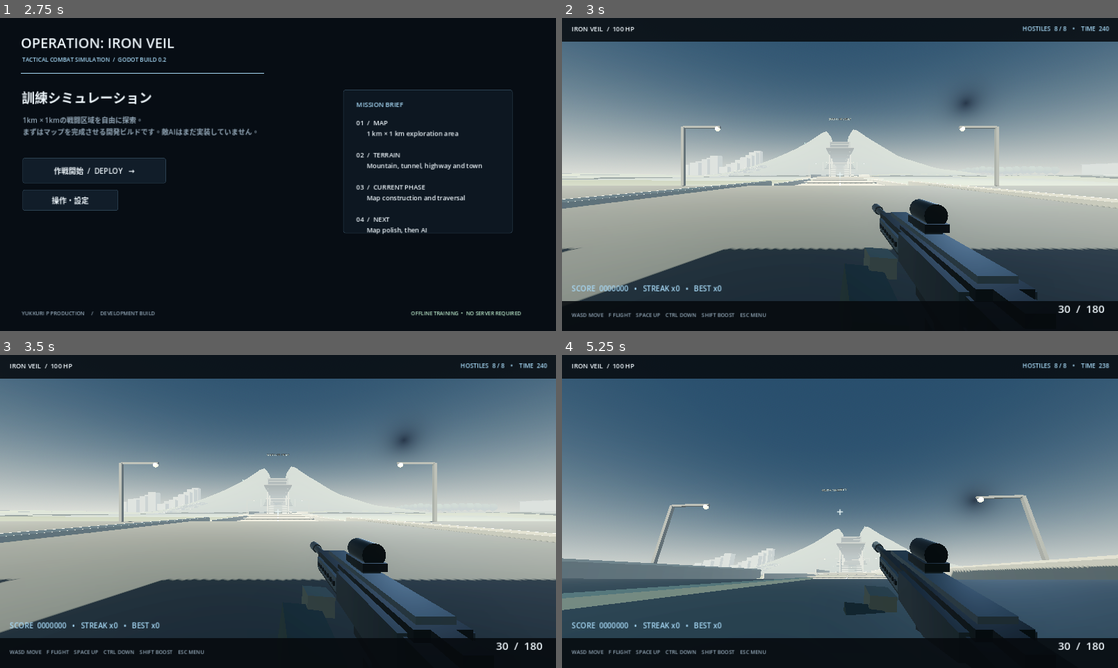
Above: before the commit, frames 1-4 (two rows, left to right).
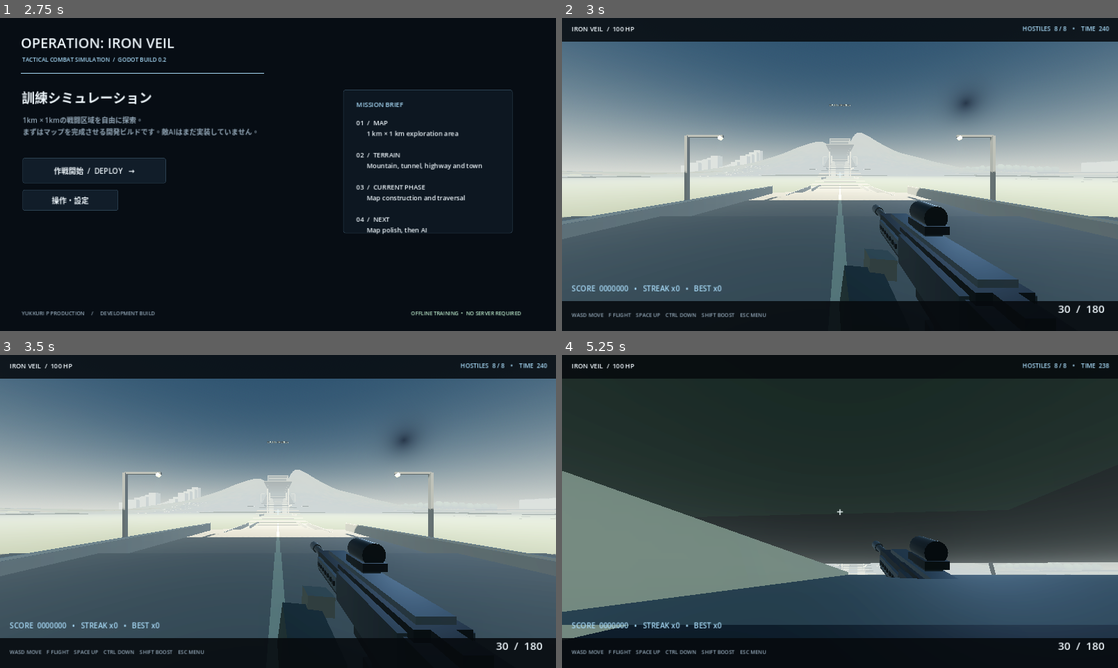
Above: after the commit, the same moments.

Repository: YukkuriP/Yukkuri-FPS2
Game: Godot game, scene res://scenes/main.tscn
Two runs of this game, one before a commit and one after it. Both use one fixed random seed, a clock stepped at 60 frames per second and the inputs below.
Inputs (mouse positions are in pixels of both pictures, inside the frame that each line leads up to):
- Up to frame 1 (2.75 s): tap Enter at 0.5, 2.1 s; move the mouse to (400, 158) at 0.52 s; hold D 0.53-1.28 s; tap F at 0.6 s; click (400, 158) at 0.67 s; tap Space at 0.77, 1.25, 1.52 s; move the mouse to (166, 190) at 1.27 s; hold S 1.28-2.03 s; tap R at 1.35 s; move the mouse to (333, 105) at 2.02 s; hold D from 2.03 s (still down)
- Up to frame 2 (3 s): release D at 2.75 s; click "作戦開始 / DEPLOY →" at 2.75 s
- Up to frame 3 (3.5 s): no input
- Up to frame 4 (5.25 s): tap Enter at 3.5 s; move the mouse to (812, 574) at 3.52 s; hold W from 3.53 s (still down); tap Shift at 3.6 s; click (812, 574) at 3.67 s; tap Space at 3.77, 4.52 s; move the mouse to (878, 514) at 4.27 s; hold Ctrl 4.28-5.03 s; move the mouse to (795, 508) at 5.02 s; tap F at 5.1 s

Frame 1 is identical in both runs. In frame 2, 33% of the frame differs, in the area x 0-100%, y 27-91%; in frame 3, 33%; in frame 4, 66%, in the area x 0-100%, y 7-91%.

Commit message:
Improve terrain realism with multi-scale elevation and procedural ground texture

Diff:
--- a/scripts/main.gd
+++ b/scripts/main.gd
@@ -349,28 +349,54 @@
 
 
 func _terrain_height(x: float, z: float) -> float:
-	# A broad central massif with a deliberately carved low corridor for the tunnel route.
+	# Multi-scale terrain: broad landforms, rolling hills, erosion-like cuts and rocky ridges.
 	var radial := sqrt(x * x + z * z)
-	var mountain := maxf(0.0, 1.0 - radial / 285.0)
-	var height := 5.0 + mountain * mountain * 138.0
-	height += sin(x * 0.027) * cos(z * 0.021) * 2.3
-	height += sin((x + z) * 0.061) * 0.8
-	# Cut a valley along the north-south tunnel approach; the tunnel portal and lining sit in it.
-	var corridor := exp(-pow(absf(x) / 19.0, 2.0))
-	height = lerpf(height, 27.0 + sin(z * 0.018) * 1.4, corridor * mountain)
+	var mountain := maxf(0.0, 1.0 - radial / 330.0)
+	var broad_noise := sin(x * 0.008 + sin(z * 0.006)) * cos(z * 0.009) * 5.0
+	var rolling := sin(x * 0.023 + z * 0.012) * cos(z * 0.019 - x * 0.007) * 2.4
+	var fine_noise := sin(x * 0.071 + z * 0.039) * cos(z * 0.063 - x * 0.045) * 0.7
+	var ridges := absf(sin(x * 0.014 + z * 0.011)) * 4.0
+	var height := 4.0 + broad_noise + rolling + fine_noise
+	height += mountain * mountain * (112.0 + ridges + sin(x * 0.031) * cos(z * 0.027) * 13.0)
+	# Low, gently undulating north-south corridor for the highway and tunnel approaches.
+	var corridor := exp(-pow(absf(x) / 25.0, 2.0))
+	height = lerpf(height, 25.0 + sin(z * 0.012) * 1.8 + broad_noise * 0.25, corridor * mountain)
 	return height
 
 func _build_large_map() -> void:
-	# 1 km x 1 km procedural terrain, with a height mesh and matching triangle collision.
+	# 1 km x 1 km terrain with multi-scale elevation, vertex-colour biomes and fine procedural surface texture.
 	var verts := PackedVector3Array()
 	var indices := PackedInt32Array()
-	var resolution := 101
-	var step := 10.0
+	var colors := PackedColorArray()
+	var uvs := PackedVector2Array()
+	var resolution := 201
+	var step := 5.0
+	var surface_noise := FastNoiseLite.new()
+	surface_noise.seed = 7419
+	surface_noise.noise_type = FastNoiseLite.TYPE_SIMPLEX
+	surface_noise.frequency = 0.035
+	surface_noise.fractal_octaves = 4
+	surface_noise.fractal_gain = 0.52
 	for z_index in range(resolution):
 		for x_index in range(resolution):
 			var x := -500.0 + float(x_index) * step
 			var z := -500.0 + float(z_index) * step
-			verts.append(Vector3(x, _terrain_height(x, z), z))
+			var h := _terrain_height(x, z)
+			verts.append(Vector3(x, h, z))
+			uvs.append(Vector2((x + 500.0) / 18.0, (z + 500.0) / 18.0))
+			var grain := surface_noise.get_noise_2d(x, z)
+			var moisture := surface_noise.get_noise_2d(x + 1700.0, z - 900.0)
+			var biome := Color("#526448")
+			if h > 92.0:
+				biome = Color("#686b64") if h < 124.0 else Color("#888980")
+			elif h > 58.0:
+				biome = Color("#686b55")
+			elif moisture < -0.32:
+				biome = Color("#756b50")
+			elif moisture > 0.32:
+				biome = Color("#405943")
+			biome = biome * (0.88 + (grain + 1.0) * 0.10)
+			colors.append(biome)
 	for z_index in range(resolution - 1):
 		for x_index in range(resolution - 1):
 			var a := z_index * resolution + x_index
@@ -382,13 +408,29 @@
 	arrays.resize(Mesh.ARRAY_MAX)
 	arrays[Mesh.ARRAY_VERTEX] = verts
 	arrays[Mesh.ARRAY_INDEX] = indices
+	arrays[Mesh.ARRAY_COLOR] = colors
+	arrays[Mesh.ARRAY_TEX_UV] = uvs
 	var terrain_mesh := ArrayMesh.new()
 	terrain_mesh.add_surface_from_arrays(Mesh.PRIMITIVE_TRIANGLES, arrays)
-	terrain_mesh.surface_set_material(0, _make_material(Color("#56634c"), 0.98))
+	var terrain_material := _make_material(Color.WHITE, 1.0)
+	terrain_material.vertex_color_use_as_albedo = true
+	var detail_noise := FastNoiseLite.new()
+	detail_noise.seed = 29031
+	detail_noise.noise_type = FastNoiseLite.TYPE_SIMPLEX
+	detail_noise.frequency = 0.075
+	detail_noise.fractal_octaves = 3
+	var detail_texture := NoiseTexture2D.new()
+	detail_texture.width = 512
+	detail_texture.height = 512
+	detail_texture.seamless = true
+	detail_texture.noise = detail_noise
+	terrain_material.albedo_texture = detail_texture
+	terrain_material.roughness = 1.0
+	terrain_mesh.surface_set_material(0, terrain_material)
 	var terrain_instance := MeshInstance3D.new()
 	terrain_instance.name = "1km_Terrain"
 	terrain_instance.mesh = terrain_mesh
-	terrain_instance.cast_shadow = GeometryInstance3D.SHADOW_CASTING_SETTING_OFF
+	terrain_instance.cast_shadow = GeometryInstance3D.SHADOW_CASTING_SETTING_ON
 	world.add_child(terrain_instance)
 	var terrain_body := StaticBody3D.new()
 	terrain_body.name = "TerrainCollision"
@@ -397,8 +439,7 @@
 	terrain_body.add_child(terrain_collision)
 	world.add_child(terrain_body)
 
-	# Continuous fallback ground beneath the procedural terrain. This fills any tiny
-	# gaps at terrain mesh edges and provides a solid lower boundary if the player falls.
+	# Continuous fallback ground beneath the procedural terrain.
 	var ground_mesh := PlaneMesh.new()
 	ground_mesh.size = Vector2(1000.0, 1000.0)
 	var ground_visual := MeshInstance3D.new()
@@ -418,18 +459,15 @@
 	ground_body.add_child(ground_shape)
 	world.add_child(ground_body)
 
-	# Dirt tracks, drainage cuts and broad highways approaching from both team bases.
+	# Highway and rural access road surfaces.
 	for z in range(-495, 500, 10):
 		var road_y := _terrain_height(0.0, float(z))
 		_add_road(Vector3(0, road_y + 0.28, float(z)), Vector3(18, 0.35, 10.2), Color("#34393a"))
 		_add_road(Vector3(0, road_y + 0.48, float(z)), Vector3(30, 0.08, 10.2), Color("#77776d"), true)
 		_add_road(Vector3(0, road_y + 0.54, float(z)), Vector3(0.35, 0.06, 10.2), Color("#d2c9a3"), true)
 
-	# Twin bases at the map edges.
 	_add_base(Vector3(0, 0, 445), Color("#536c59"), "SOUTH / FRIENDLY")
 	_add_base(Vector3(0, 0, -445), Color("#75604d"), "NORTH / HOSTILE")
-
-	# Mountain tunnel: highway rises to a viaduct, then enters a lined passage through the massif.
 	_add_road(Vector3(0, 28, 155), Vector3(22, 0.8, 250), Color("#3b4041"))
 	for side in [-1.0, 1.0]:
 		for z in range(55, 276, 35):
@@ -438,27 +476,19 @@
 	_add_tunnel_portal(Vector3(0, 27, 145), false)
 	_add_tunnel_portal(Vector3(0, 27, -145), true)
 	_add_underground_facility(Vector3(24, 12, 0))
-
-	# Urban district: dense mid-rise blocks, side streets and a central plaza.
 	_add_city_district(Vector3(-245, 0, 25), 7, 5, 19.0, Color("#777b78"))
 	_add_city_district(Vector3(-280, 0, -215), 5, 4, 24.0, Color("#8b8174"))
 	_add_urban_road_grid(Vector3(-245, 0, 25), 7, 5, 19.0)
 	_add_urban_road_grid(Vector3(-280, 0, -215), 5, 4, 24.0)
-	# Factory district: sheds, stacks, tanks, loading yards and pipe racks.
 	_add_factory(Vector3(250, 0, -245))
-	# Airport: runway, taxiway, apron and hangars.
 	_add_airport(Vector3(300, 0, 265))
-	# Agricultural land and a patchwork of fields.
 	_add_farmland(Vector3(-285, 0, 285))
 	_add_farmland(Vector3(-405, 0, 115))
 	_add_roadside_infrastructure()
-	# Forest belts on the outer slopes and around the approaches.
 	_add_forest(Vector3(365, 0, 10), 8, 9, 15.0)
 	_add_forest(Vector3(375, 0, -345), 8, 8, 17.0)
 	_add_forest(Vector3(-390, 0, -360), 7, 8, 16.0)
 	_add_forest(Vector3(390, 0, 360), 7, 7, 16.0)
-
-	# Small compounds, rural roads and points of interest on the outer ring.
 	_add_rural_compound(Vector3(185, 0, 360))
 	_add_rural_compound(Vector3(-160, 0, -390))
 	_add_objective_marker(Vector3(-75, _terrain_height(-75, 35), 35), "A")
